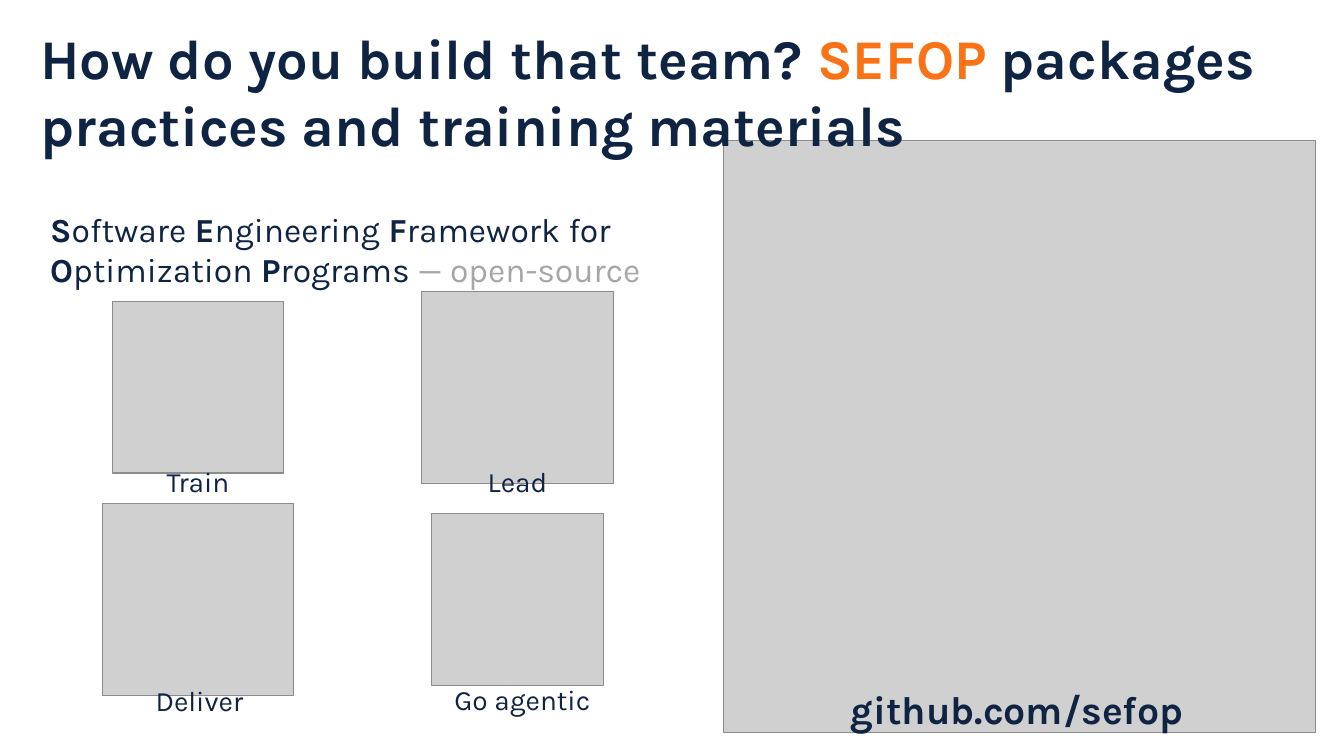
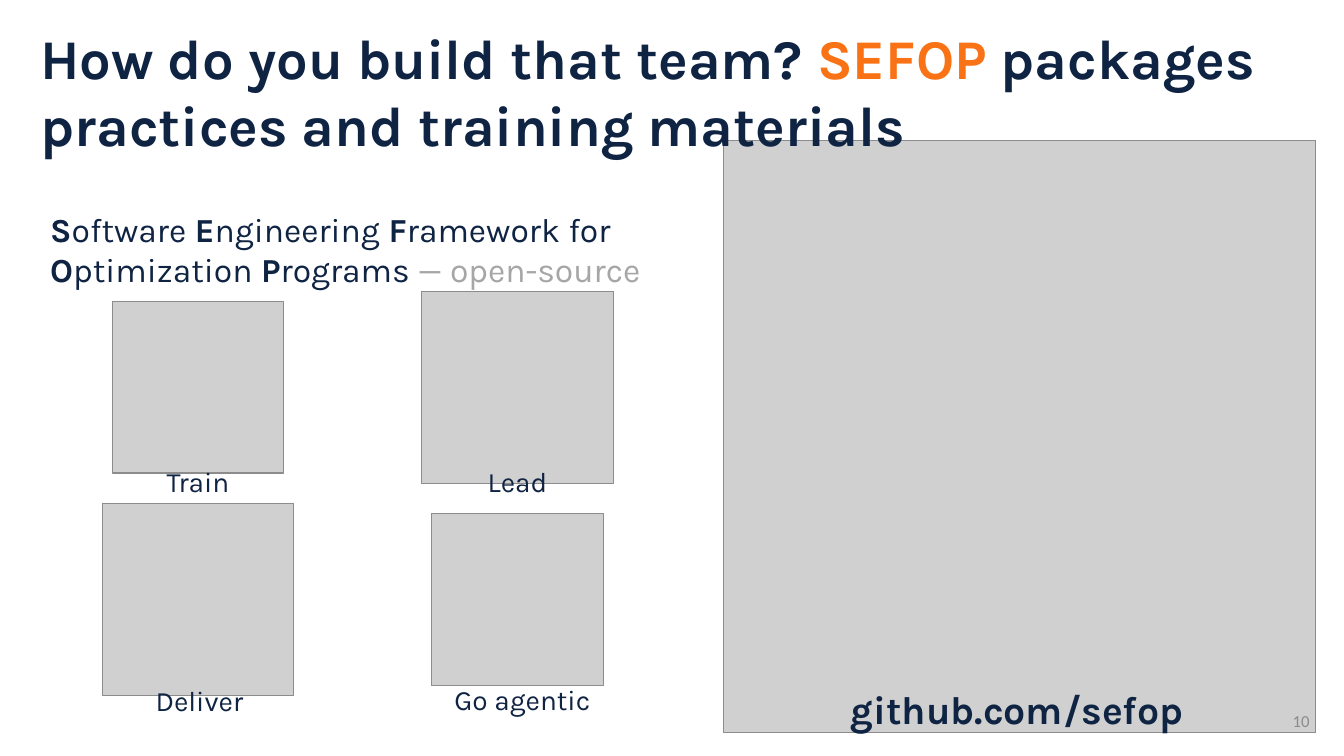
Before and after one commit to sefop/sefop-training-hub, a slide deck: slide 10 of workshops/2026-10-25-agifors-annual-symposium/agifors-sefop.pptx. Drawn at 1344x756 pixels with LibreOffice and Linux fonts; fonts in the diff are those of the drawing; grey boxes stand for pictures. Boxes give left, top, right and bottom in pixels: in the first picture for what was removed or moved away, otherwise in the second. Text is boxed around its words. In the diff, an @@ line names an element or a change of style, - is before the commit and + after.

```diff
--- a/workshops/2026-10-25-agifors-annual-symposium/agifors-sefop.pptx
+++ b/workshops/2026-10-25-agifors-annual-symposium/agifors-sefop.pptx
@@ page number added at [1293, 716, 1310, 727], 12 pt, text #8C8C8C @@
+10
```
Also in this commit, not shown: 9 other slides changed.
